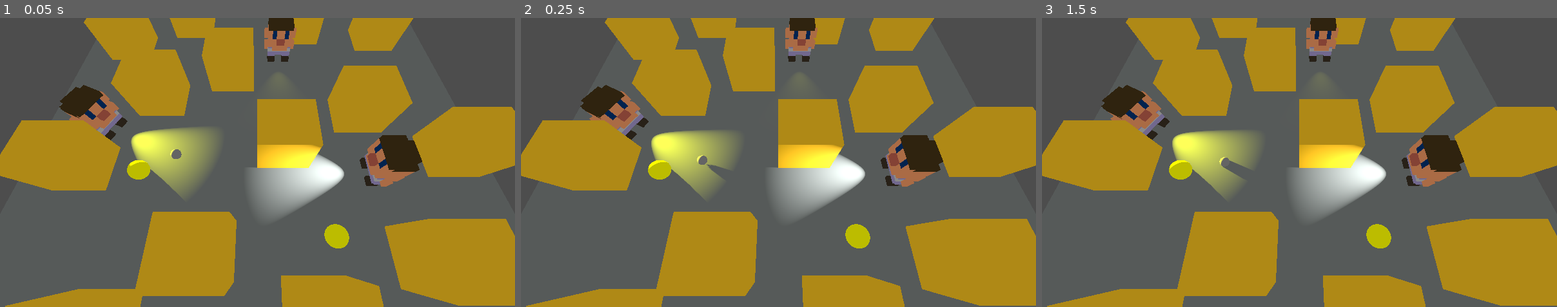
Above: before the commit, frames 1-3 (left to right).
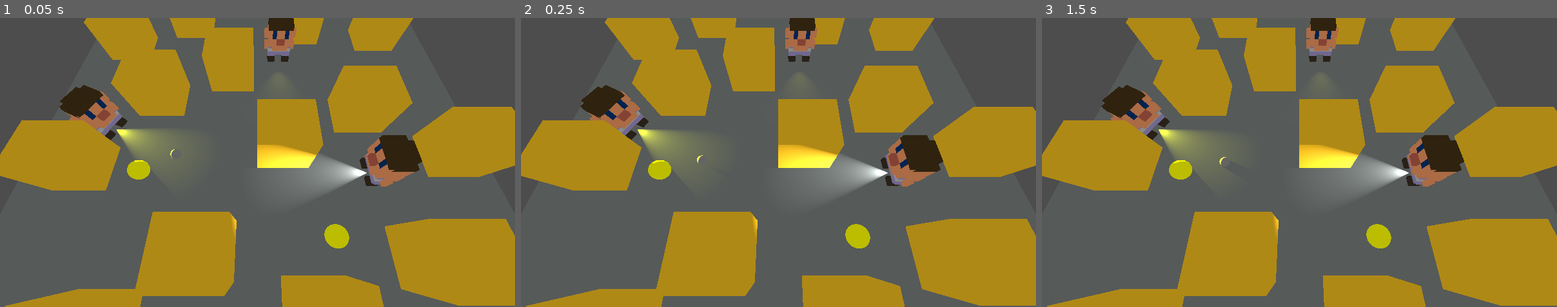
Above: after the commit, the same moments.

Repository: grandeisa/GGJ-2026
Game: Godot game, scene res://node/test_scene_2.tscn
Two runs of this game, one before a commit and one after it. Both use one fixed random seed, a clock stepped at 60 frames per second and the inputs below.
Inputs:
- Up to frame 1 (0.05 s): no input
- Up to frame 2 (0.25 s): no input
- Up to frame 3 (1.5 s): tap Enter at 1.25 s

The runs differ from the first frame. In frame 1, 5.4% of the frame differs, in the area x 22-72%, y 38-76%; in frame 2, 5.3%; in frame 3, 5.2%.

Commit message:
Change enemy light

Diff:
--- a/node/enemy.tscn
+++ b/node/enemy.tscn
@@ -7,8 +7,8 @@
 radius = 0.32128906
 height = 1.081543
 
-[sub_resource type="CylinderShape3D" id="CylinderShape3D_1vtfq"]
-radius = 1.11
+[sub_resource type="BoxShape3D" id="BoxShape3D_1vtfq"]
+size = Vector3(2.0031738, 2.5166016, 1)
 
 [node name="Enemy" type="CharacterBody3D" unique_id=255802474]
 collision_layer = 4
@@ -23,17 +23,17 @@
 shape = SubResource("CapsuleShape3D_b1yxh")
 
 [node name="SpotLight3D" type="SpotLight3D" parent="." unique_id=1893362473]
-transform = Transform3D(-1, 0, -8.742278e-08, 0, 1, 0, 8.742278e-08, 0, -1, 0, 0.25343156, 0)
+transform = Transform3D(-1, 0, -8.742278e-08, 0, 1, 0, 8.742278e-08, 0, -1, 0, 0, 0)
 light_color = Color(1, 1, 0, 1)
-light_energy = 10.0
+light_energy = 16.0
 shadow_enabled = true
-spot_range = 2.7141414
-spot_angle = 27.98753
+spot_range = 3.0862122
+spot_angle = 27.251612
 
 [node name="Area3D" type="Area3D" parent="." unique_id=1697837999]
 collision_layer = 0
 collision_mask = 10
 
 [node name="CollisionShape3D" type="CollisionShape3D" parent="Area3D" unique_id=827520216]
-transform = Transform3D(1, 0, 0, 0, -4.371139e-08, 1, 0, -1, -4.371139e-08, 0, 0.5, 1)
-shape = SubResource("CylinderShape3D_1vtfq")
+transform = Transform3D(1, 0, 0, 0, -4.371139e-08, 1, 0, -1, -4.371139e-08, 0.055541992, 0.50000006, 1.7583008)
+shape = SubResource("BoxShape3D_1vtfq")
